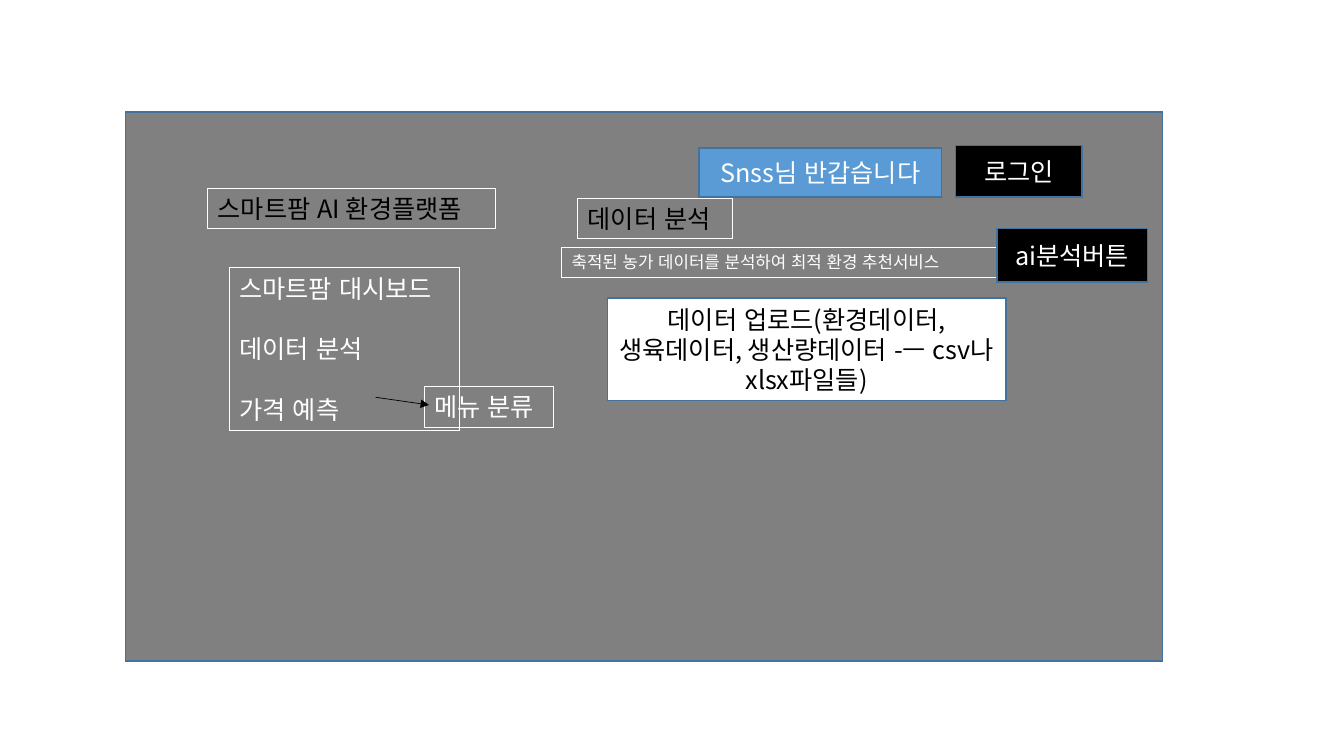
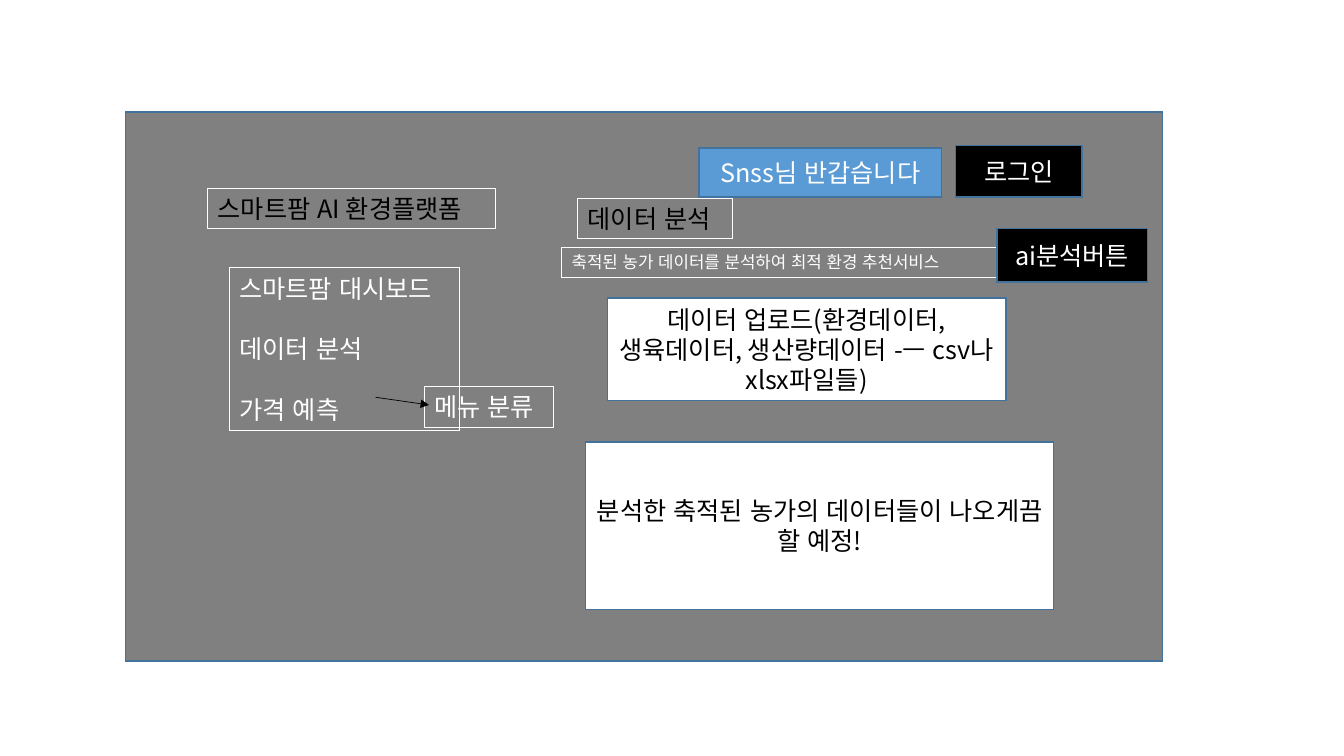
Before and after one commit to sky17892/python_1st_project, a slide deck: slide 3 of 화면설계서.pptx. Drawn at 1344x756 pixels with LibreOffice and Linux fonts; fonts in the diff are those of the drawing. Boxes give left, top, right and bottom in pixels: in the first picture for what was removed or moved away, otherwise in the second. Text is boxed around its words. In the diff, an @@ line names an element or a change of style, - is before the commit and + after.

```diff
--- a/화면설계서.pptx
+++ b/화면설계서.pptx
@@ rectangle added at <box>586,442,1054,609</box>, fill #FFFFFF, outline #43739E 1 pt, 18 pt, text #000000 @@
+분석한 축적된 농가의 데이터들이 나오게끔 할 예정!
```
Also in this commit, not shown: 2 other slides changed, 2 other files.
